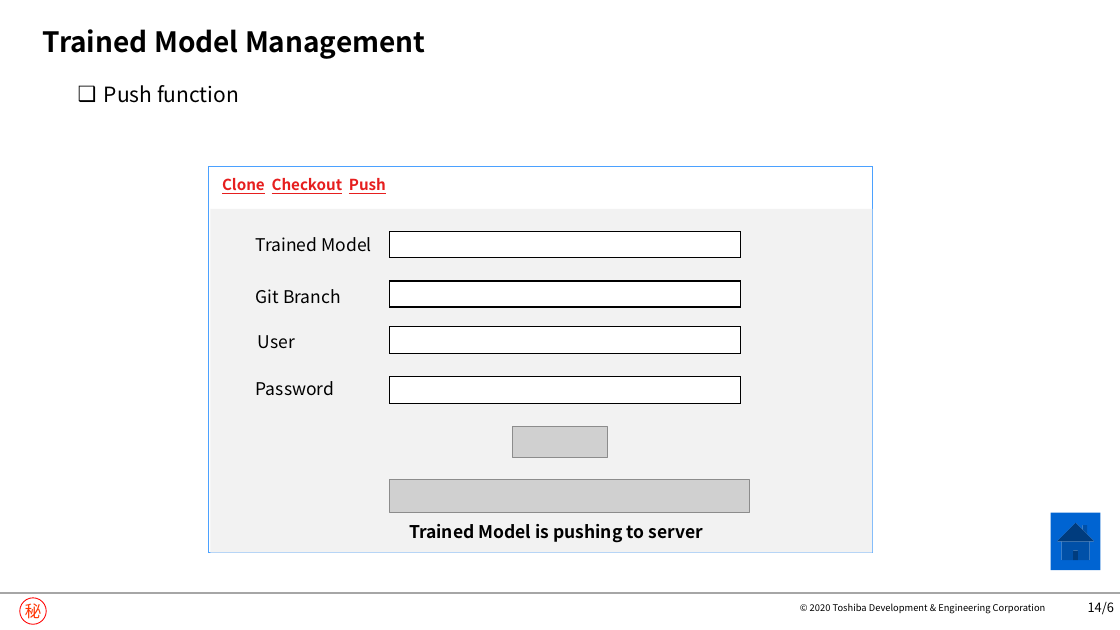
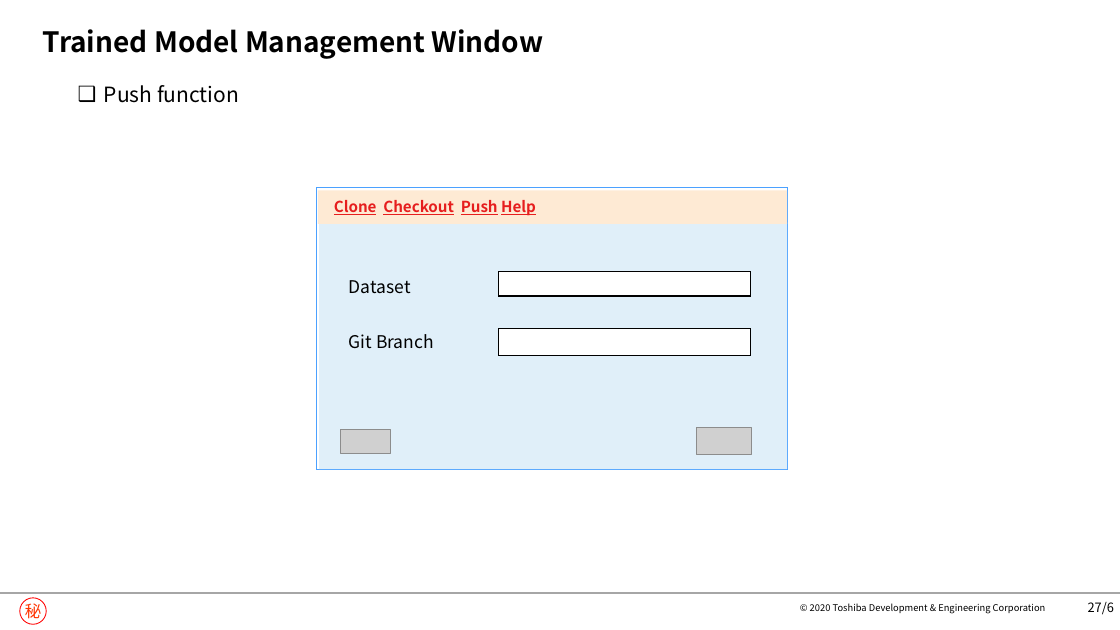
Before and after one commit to nguyenngocninh/LFS, a slide deck: slide 28 of GuiAIPlatformDesign.pptx (slide 15 before the commit). Drawn at 1120x630 pixels with LibreOffice and Linux fonts; fonts in the diff are those of the drawing; grey boxes stand for pictures; background and template pictures are left out. Boxes give left, top, right and bottom in pixels: in the first picture for what was removed or moved away, otherwise in the second. Text is boxed around its words. In the diff, an @@ line names an element or a change of style, - is before the commit and + after.

```diff
--- a/GuiAIPlatformDesign.pptx
+++ b/GuiAIPlatformDesign.pptx
@@ title at <box>43,29,544,59</box>: text changed @@
-Trained Model Management
+Trained Model Management Window
@@ rectangle: place and size @@
-rectangle at <box>208,166,873,553</box>
+rectangle at <box>317,188,787,470</box>
@@ rectangle: place and size @@
-rectangle at <box>390,232,740,258</box>
+rectangle at <box>318,191,787,224</box>
@@ rectangle at <box>318,191,787,224</box>: fill #FFFFFF to #FEEAD4; outline #000000 1 pt to none @@
@@ text at <box>334,200,536,216</box>: text changed @@
-Clone Checkout Push
+Clone Checkout Push Help
@@ text removed at <box>256,237,371,252</box> @@
-Trained Model
@@ rectangle: place and size @@
-rectangle at <box>210,209,872,553</box>
+rectangle at <box>319,223,787,470</box>
@@ rectangle at <box>319,223,787,470</box>: fill #F2F2F2 to #E0EFF9 @@
@@ text added at <box>349,280,411,294</box>, 15 pt, text #000000 @@
+Dataset
@@ rectangle: place and size @@
-rectangle at <box>390,281,740,307</box>
+rectangle at <box>498,271,750,296</box>
@@ text "Git Branch": place and size @@
-text "Git Branch" at <box>256,289,341,304</box>
+text "Git Branch" at <box>349,334,434,349</box>
@@ rectangle: place and size @@
-rectangle at <box>390,327,740,354</box>
+rectangle at <box>498,329,750,355</box>
@@ text removed at <box>258,335,295,349</box> @@
-User
@@ text removed at <box>256,381,334,395</box> @@
-Password
@@ rectangle removed at <box>390,376,740,403</box> @@
@@ picture added at <box>340,429,391,453</box> @@
@@ picture removed at <box>513,426,607,457</box> @@
@@ picture added at <box>697,428,751,455</box> @@
@@ picture removed at <box>390,480,749,513</box> @@
@@ text removed at <box>409,524,702,543</box> @@
-Trained Model is pushing to server
@@ action button home removed at <box>1051,513,1101,571</box> @@
@@ page number at <box>1088,602,1114,615</box>: text changed @@
-14/6
+27/6
```
Also in this commit, not shown: 11 other slides changed, 18 slides added, 2 slides removed.
